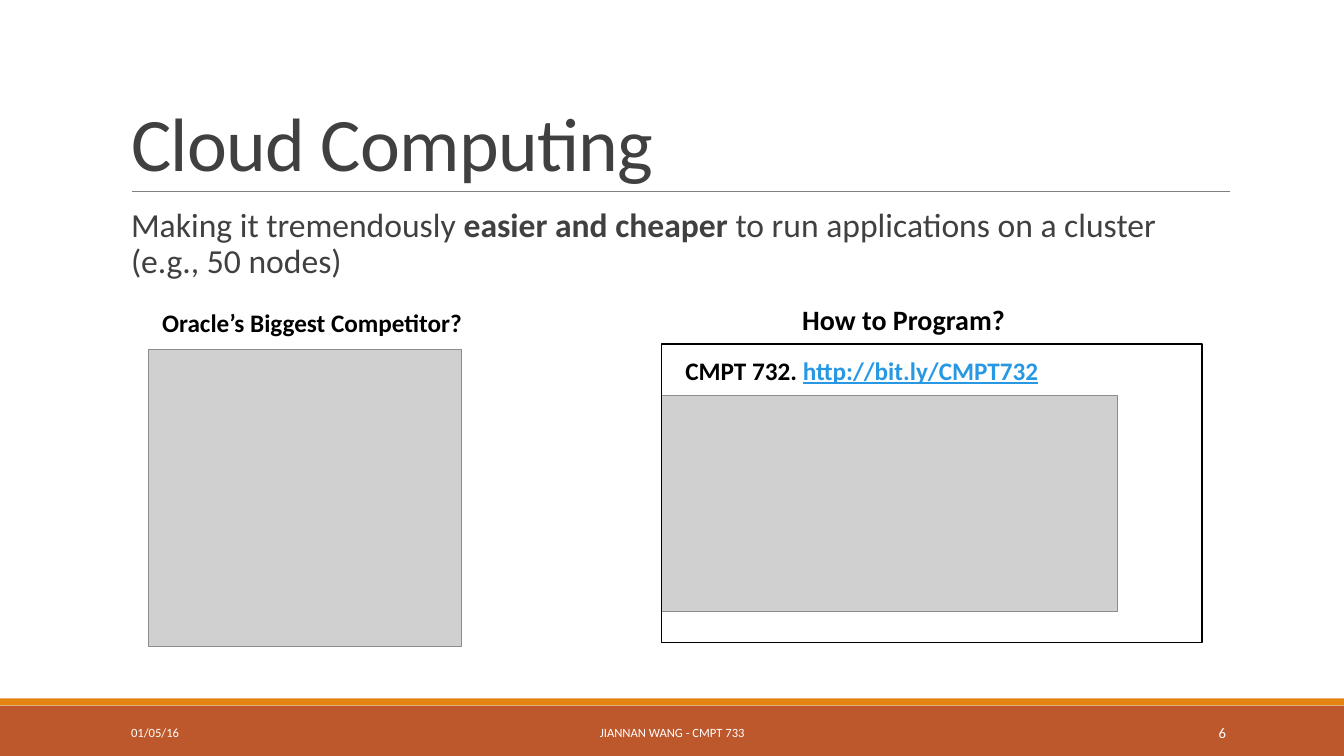
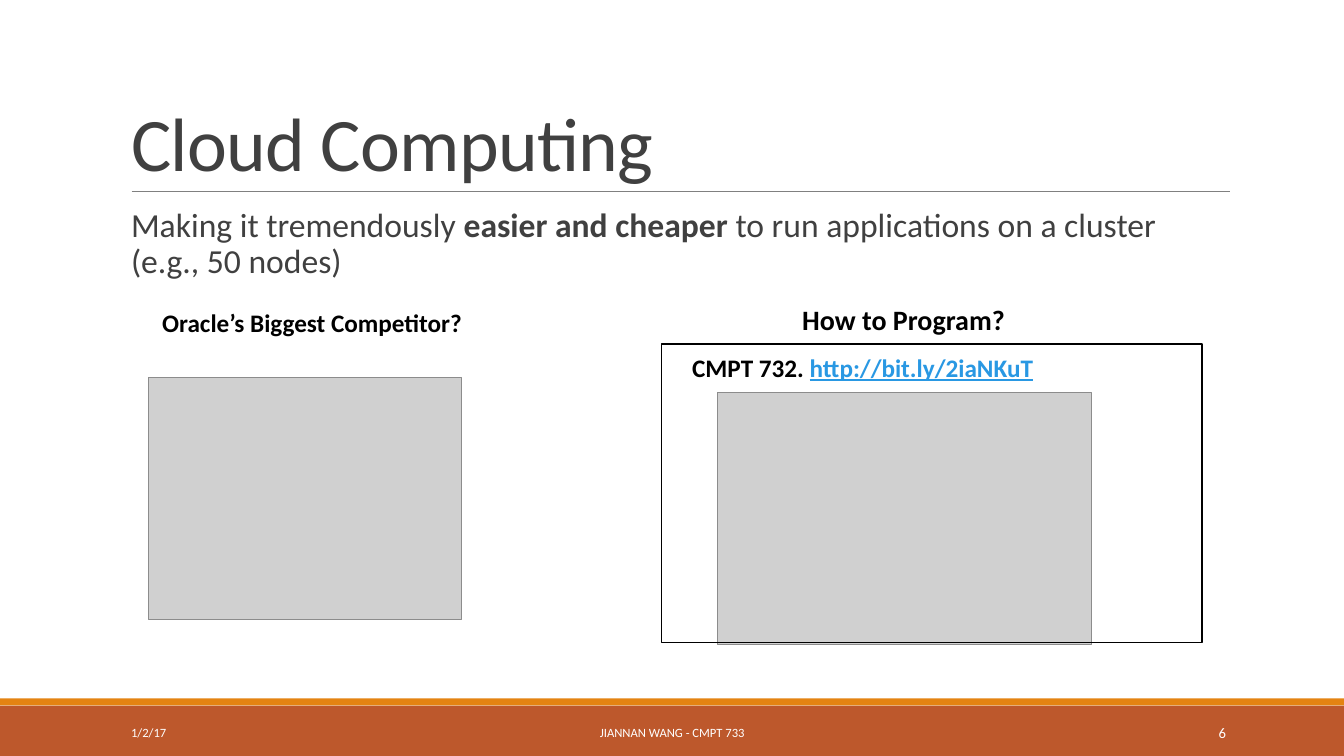
Before and after one commit to ZhensongQian/cmpt733, a slide deck: slide 6 of Lectures/Lec1/lec1-1.pptx. Drawn at 1344x756 pixels with LibreOffice and Linux fonts; fonts in the diff are those of the drawing; grey boxes stand for pictures. Boxes give left, top, right and bottom in pixels: in the first picture for what was removed or moved away, otherwise in the second. Text is boxed around its words. In the diff, an @@ line names an element or a change of style, - is before the commit and + after.

```diff
--- a/Lectures/Lec1/lec1-1.pptx
+++ b/Lectures/Lec1/lec1-1.pptx
@@ text at (x1=692, y1=359, x2=1033, y2=381): text changed @@
-CMPT 732. http://bit.ly/CMPT732
+CMPT 732. http://bit.ly/2iaNKuT
@@ picture resized from (x1=149, y1=350, x2=462, y2=647) to (x1=149, y1=377, x2=462, y2=619) @@
@@ picture resized from (x1=661, y1=396, x2=1118, y2=612) to (x1=718, y1=392, x2=1092, y2=644) @@
@@ text at (x1=131, y1=728, x2=166, y2=738): text changed @@
-01/05/16
+1/2/17
```
Also in this commit, not shown: 10 other slides changed, 2 other files.
